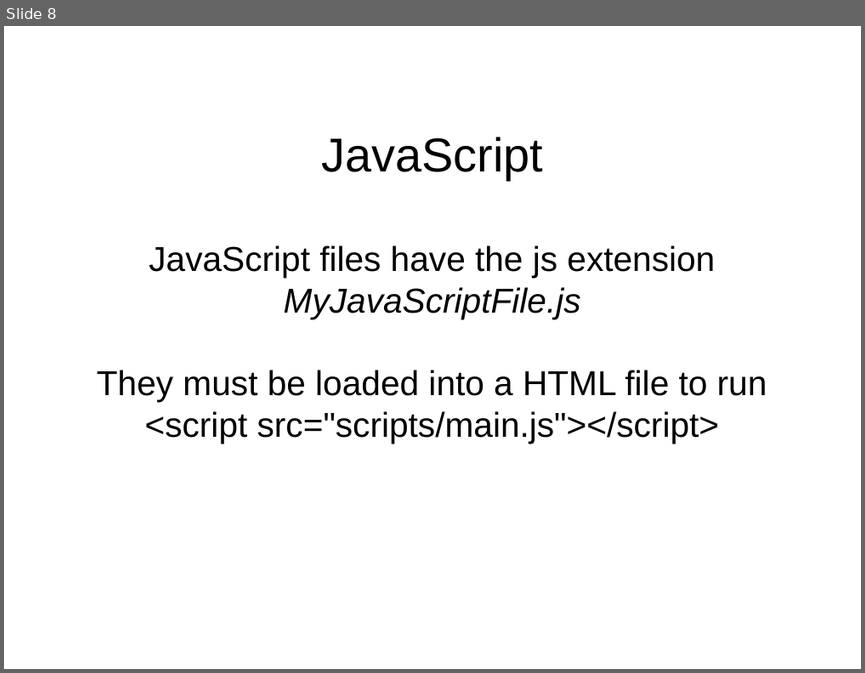
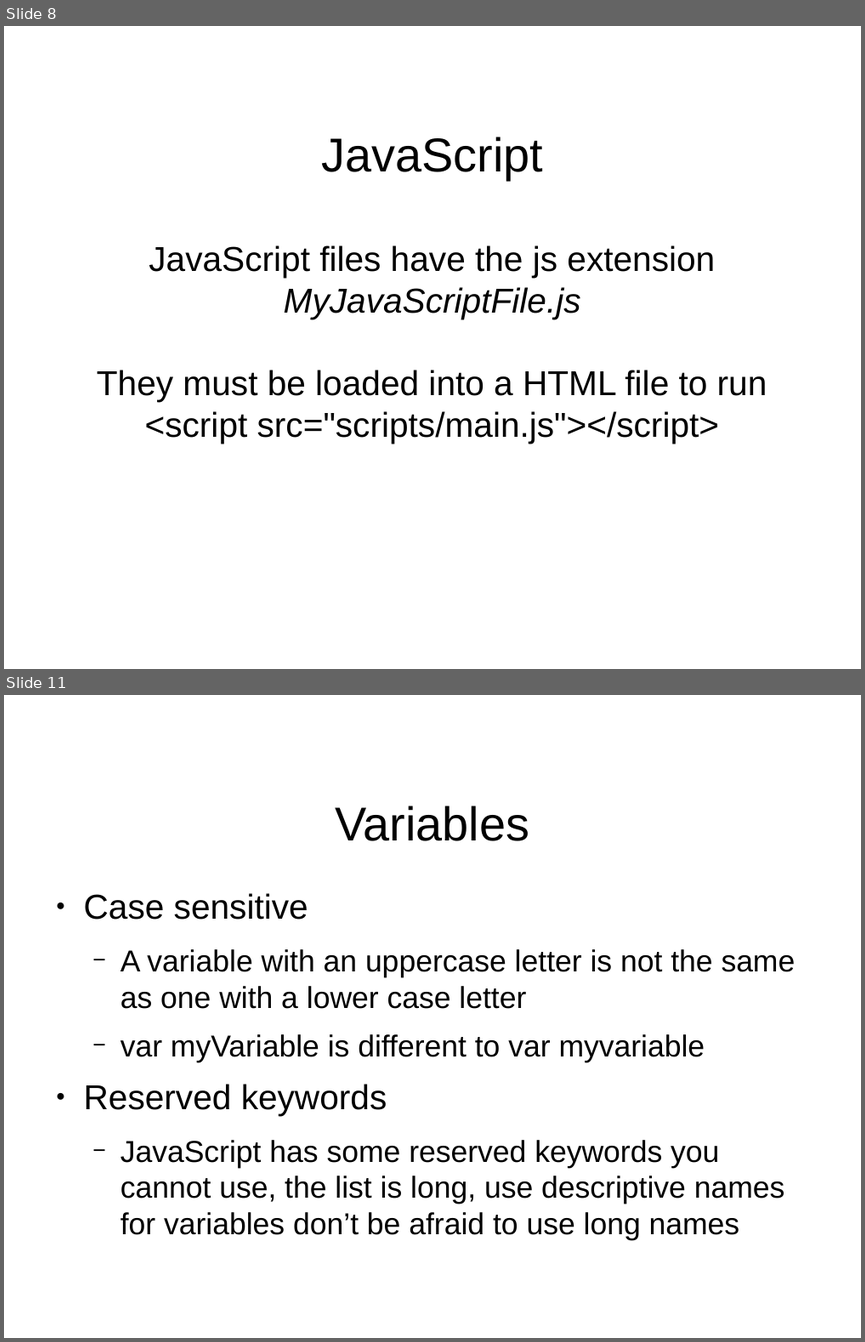
Before and after one commit to bark4mark/learning-programming, a slide deck: slides/Day 1.odp. Shown one above the other, each under a label of ours: slide 8 before the commit, slides 8 and 11 after it; the slides between them are not shown. The pictures are 865x673 and 865x1342 pixels, drawn with LibreOffice and Linux fonts; fonts in the diff are those of the drawing; background and template pictures are left out. Boxes give left, top, right and bottom in pixels: in the first picture for what was removed or moved away, otherwise in the second. Text is boxed around its words. In the diff, an @@ line names an element or a change of style, - is before the commit and + after.

```diff
--- a/slides/Day 1.odp
+++ b/slides/Day 1.odp
@@ slide 11 added at (4, 695, 861, 1338), background #FFFFFF @@
@@ title added at (335, 805, 529, 841), 44 pt, text #000000 @@
+Variables
@@ text added at (84, 893, 795, 1240), 28 pt, text #000000 @@
+● Case sensitive
+  − A variable with an uppercase letter is not the same as one with a lower case letter
+  − var myVariable is different to var myvariable
+● Reserved keywords
+  − JavaScript has some reserved keywords you cannot use, the list is long, use descriptive names for variables don’t be afraid to use long names
```
Also in this commit, not shown: 4 slides changed, 9 other slides added, 1 other file.
